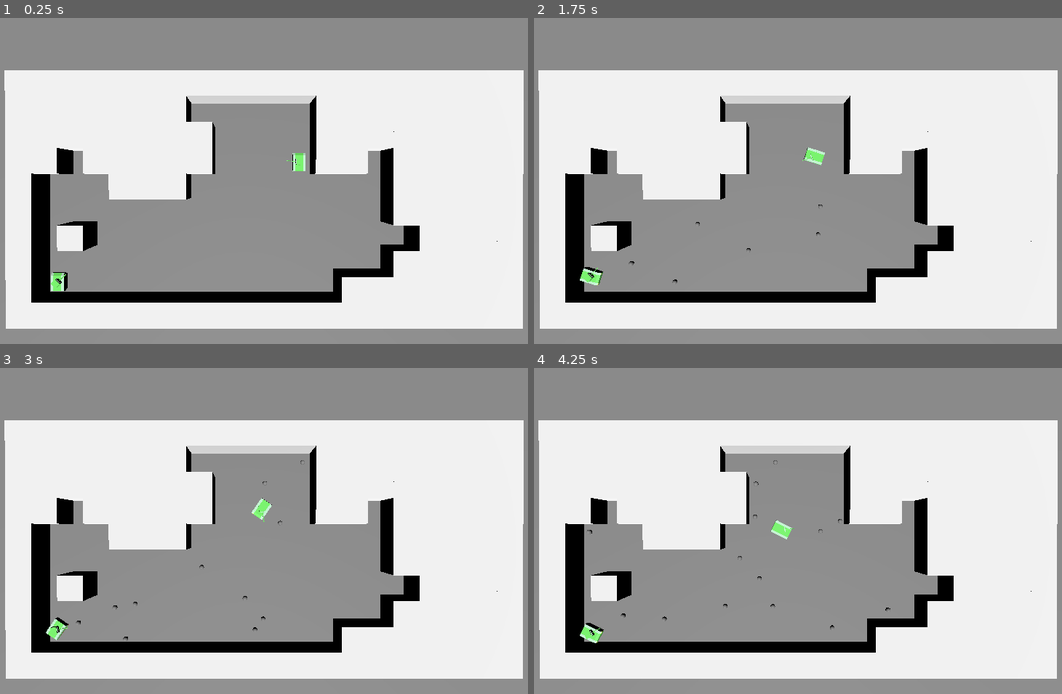
Above: before the commit, frames 1-4 (two rows, left to right).
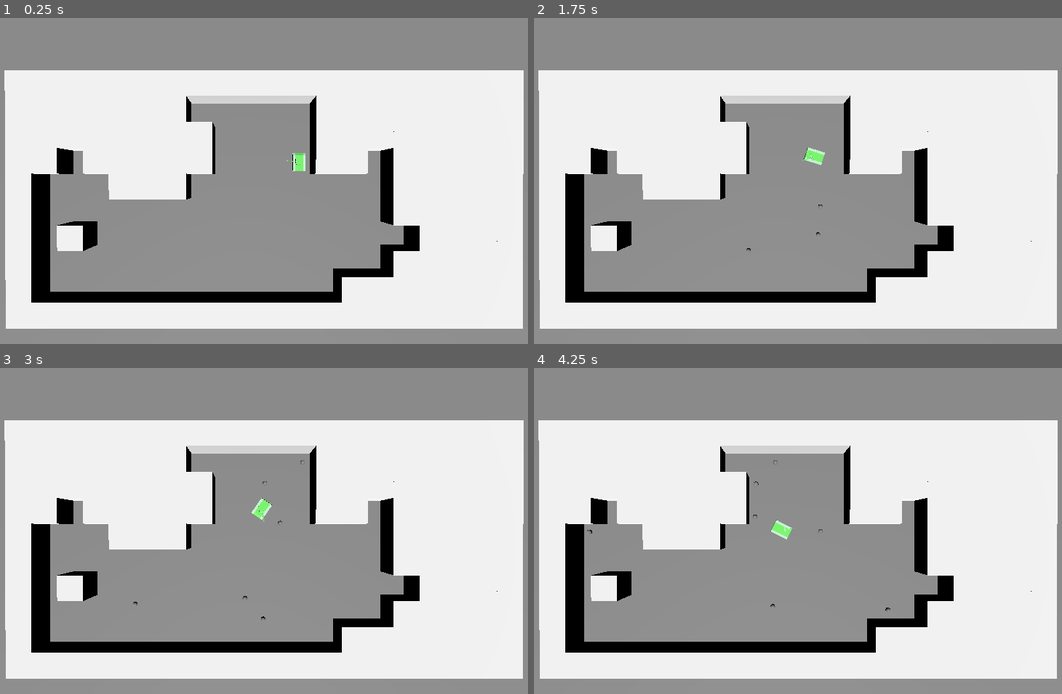
Above: after the commit, the same moments.

Repository: Luke-Joe/tank
Game: Godot game, scene res://scenes/main.tscn
The game is run twice, just before and just after one commit, with the same random seed, the same clock (stepped at 60 frames per second) and the same inputs.
Inputs (mouse positions are in pixels of both pictures, inside the frame that each line leads up to):
- Up to frame 1 (0.25 s): no input
- Up to frame 2 (1.75 s): tap Enter at 0.5 s; move the mouse to (908, 164) at 0.52 s; press the mouse at (908, 164) at 0.53 s; hold D (turn_right) 0.53-1.28 s; move the mouse to (660, 197) at 1.27 s; release the mouse at (660, 197) at 1.28 s; hold S (move_backward) from 1.28 s (still down); click (660, 197) at 1.35 s
- Up to frame 3 (3 s): move the mouse to (300, 459) at 2.02 s; release S (move_backward) at 2.03 s; press the mouse at (300, 459) at 2.03 s; hold D (turn_right) 2.03-2.78 s; move the mouse to (216, 596) at 2.77 s; release the mouse at (216, 596) at 2.78 s; hold W (move_forward) from 2.78 s (still down); click (216, 596) at 2.85 s
- Up to frame 4 (4.25 s): move the mouse to (951, 579) at 3.52 s; release W (move_forward) at 3.53 s; press the mouse at (951, 579) at 3.53 s; hold A (turn_left) from 3.53 s (still down)

The runs differ from the first frame. In frame 1, 0.2% of the frame differs, in the area x 9-13%, y 77-84%; in frame 2, 0.2%; in frame 3, 0.2%; in frame 4, 0.2%, in the area x 8-59%, y 46-85%.

Commit message:
some cleanup + basic multiplayer lobby

Diff:
--- a/scenes/main.tscn
+++ b/scenes/main.tscn
@@ -1,11 +1,28 @@
 [gd_scene format=3 uid="uid://0hdeb435c6gd"]
 
+[ext_resource type="Script" uid="uid://b7xsnw37rklhs" path="res://scripts/networking/lobby.gd" id="1_jyhfs"]
 [ext_resource type="PackedScene" uid="uid://dn2qd8twvwk7x" path="res://scenes/tank.tscn" id="1_o5qli"]
 [ext_resource type="Script" uid="uid://bgb2nhx5oloww" path="res://scripts/gameManager.gd" id="1_sugp2"]
 [ext_resource type="PackedScene" uid="uid://dy881ddf1pys7" path="res://scenes/arena.tscn" id="2_jyhfs"]
-[ext_resource type="Script" uid="uid://caa07ncaki3db" path="res://scripts/camera.gd" id="4_tbgi4"]
 
-[node name="Main_tscn" type="Node3D" unique_id=1479040445]
+[sub_resource type="GDScript" id="GDScript_tbgi4"]
+script/source = "extends Camera3D
+
+
+# Called when the node enters the scene tree for the first time.
+func _ready() -> void:
+	pass # Replace with function body.
+
+
+# Called every frame. 'delta' is the elapsed time since the previous frame.
+func _process(delta: float) -> void:
+	pass
+"
+
+[node name="Main" type="Node3D" unique_id=1479040445]
+
+[node name="Lobby" type="Node" parent="." unique_id=498266000]
+script = ExtResource("1_jyhfs")
 
 [node name="GameManager" type="Node" parent="." unique_id=1607080417]
 script = ExtResource("1_sugp2")
@@ -16,7 +33,7 @@
 [node name="Camera3D" type="Camera3D" parent="." unique_id=1014850842]
 transform = Transform3D(1, 0, 0, 0, -0.0037288668, 0.9999931, 0, -0.9999931, -0.0037288668, 0, 50, 0)
 fov = 70.0
-script = ExtResource("4_tbgi4")
+script = SubResource("GDScript_tbgi4")
 
 [node name="DirectionalLight3D" type="DirectionalLight3D" parent="." unique_id=98977181]
 transform = Transform3D(1, 0, 0, 0, 0.50000006, 0.8660255, 0, -0.8660255, 0.50000006, 3.02, 0, 0)
--- a/scripts/Health.gd
+++ b/scripts/Health.gd
@@ -1,5 +1,4 @@
 extends Node
-
 
 @export var max_health := 1
 
--- a/scripts/arena/arenaConfig.gd
+++ b/scripts/arena/arenaConfig.gd
@@ -1,6 +1,5 @@
+class_name ArenaConfig
 extends Resource
-
-class_name ArenaConfig
 
 @export var grid_width: int = 20
 @export var grid_length: int = 10
@@ -8,7 +7,7 @@
 @export var wall_height := 0.4
 @export var seed: int = 0
 @export_range(0.1, 0.8) var carve_ratio: float = 0.4
-@export var spawn_count: int = 2
+@export var spawn_count: int = 1
 
 
 @export var camera_offset := 0.5
--- a/scripts/arena/arenaGenerator.gd
+++ b/scripts/arena/arenaGenerator.gd
@@ -9,7 +9,7 @@
 	var strategy = DrunkardWalkStrategy.new()
 	var config = ArenaConfig.new()
 	var grid = strategy.generate(config)
-	_print_grid(grid)
+	# _print_grid(grid)
 	_build_walls(grid, config)
 	_set_camera_position(config)
 	arena_ready.emit.call_deferred(strategy.get_spawn_points(), config)
--- a/scripts/arena/constraintGridStrategy.gd
+++ b/scripts/arena/constraintGridStrategy.gd
@@ -1,5 +1,5 @@
+class_name ConstraintGridStrategy
 extends GenerationStrategy
-class_name ConstraintGridStrategy
 
 var directions: Array[Vector2i] = [
 	Vector2i(0, -1), # North
--- a/scripts/arena/generatorStrategy.gd
+++ b/scripts/arena/generatorStrategy.gd
@@ -1,6 +1,5 @@
+class_name GenerationStrategy
 extends RefCounted
-
-class_name GenerationStrategy
 
 enum Cell {
 	EMPTY,
--- a/scripts/camera.gd
+++ /dev/null
@@ -1,11 +0,0 @@
-extends Camera3D
-
-
-# Called when the node enters the scene tree for the first time.
-func _ready() -> void:
-	pass # Replace with function body.
-
-
-# Called every frame. 'delta' is the elapsed time since the previous frame.
-func _process(delta: float) -> void:
-	pass
--- a/scripts/gameManager.gd
+++ b/scripts/gameManager.gd
@@ -1,6 +1,5 @@
+class_name GameManager
 extends Node
-
-class_name GameManager
 
 enum MatchState {
 	LOBBY,
--- /dev/null
+++ b/scripts/networking/lobby.gd
@@ -0,0 +1,54 @@
+class_name Lobby
+extends Node
+
+@export var port: int = 7000
+var players: Dictionary = {}
+
+func _ready() -> void:
+	multiplayer.peer_connected.connect(_on_peer_connected)
+	multiplayer.peer_disconnected.connect(_on_peer_disconnected)
+	multiplayer.connected_to_server.connect(_on_connected)
+	multiplayer.connection_failed.connect(_on_connection_failed)
+
+	if "--server" in OS.get_cmdline_user_args():
+		host_game()
+	else:
+		join_game("127.0.0.1")
+
+
+func host_game() -> void:
+	var peer = ENetMultiplayerPeer.new()
+
+	var response = peer.create_server(port)
+	if (response != OK):
+		print("Failed to host: ", response)
+		return
+
+	multiplayer.multiplayer_peer = peer
+	print("Hosting on port: ", port)
+	players[multiplayer.get_unique_id()] = {}
+
+func join_game(address: String) -> void:
+	var peer = ENetMultiplayerPeer.new()
+	var response = peer.create_client(address, port)
+	if (response != OK):
+		print("Failed to join: ", response)
+		return
+
+	multiplayer.multiplayer_peer = peer
+	print("Joining ", address, ":", port)
+
+func _on_peer_connected(id: int) -> void:
+	print("Peer connected: ", id)
+	players[id] = {}
+
+func _on_peer_disconnected(id: int) -> void:
+	print("Peer disconnected: ", id)
+	players.erase(id)
+
+func _on_connected() -> void:
+	print("Connected to server!	")
+
+
+func _on_connection_failed() -> void:
+	print("Connection failed!")
Not shown, removed: scripts/camera.gd.uid
Not shown, added: scripts/networking/lobby.gd.uid
